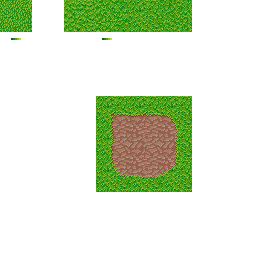
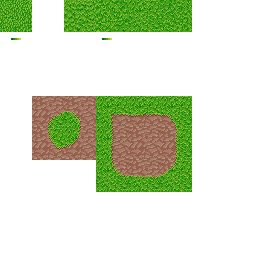
Layers edited between the first and the second 256 × 256 image:
moved "dirt underlay" out of group "dirt group", painted on it over [32, 96, 96, 160]
